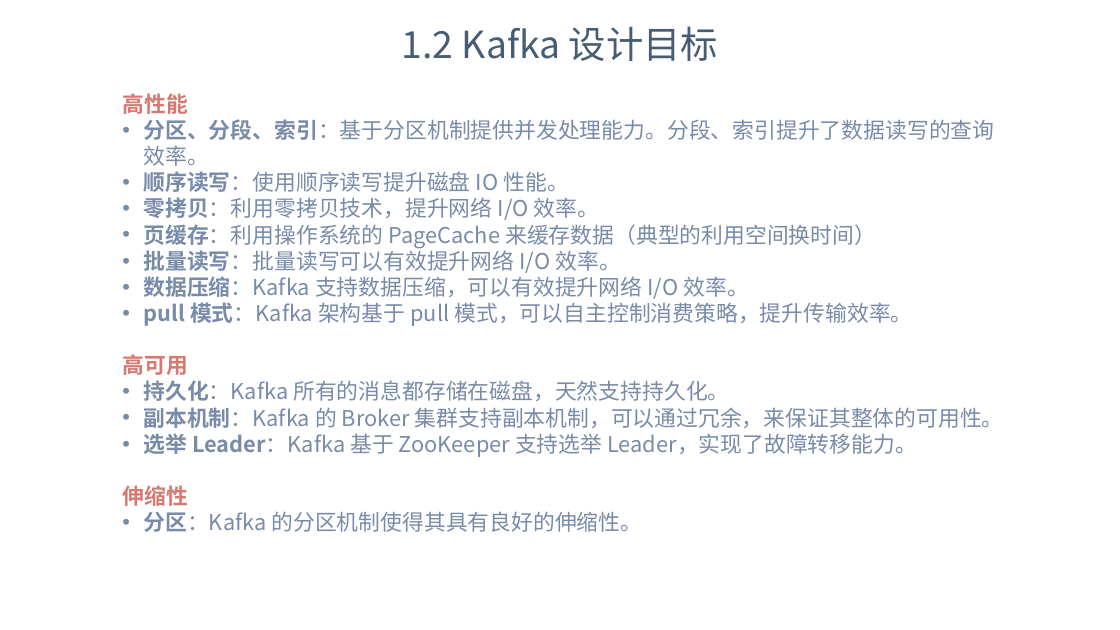
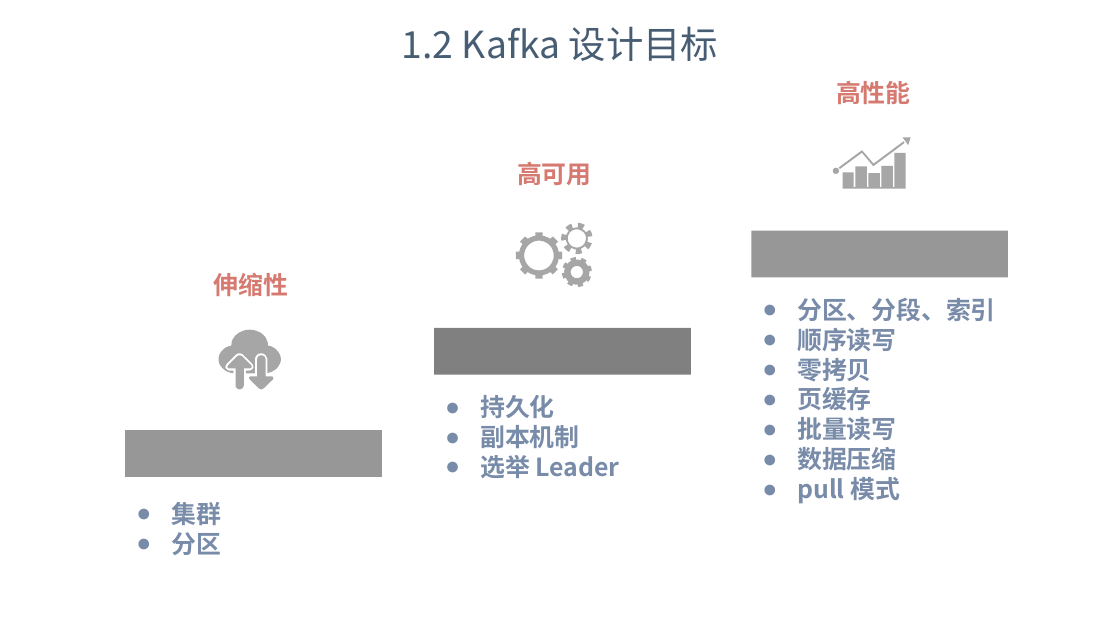
Before and after one commit to dunwu/bigdata-tutorial, a slide deck: slide 5 of assets/kafka/kafka.pptx. Drawn at 1120x630 pixels with LibreOffice and Linux fonts; fonts in the diff are those of the drawing; background and template pictures are left out. Boxes give left, top, right and bottom in pixels: in the first picture for what was removed or moved away, otherwise in the second. Text is boxed around its words. In the diff, an @@ line names an element or a change of style, - is before the commit and + after.

Commit message:
docs(消息队列): 更新消息队列文档

```diff
--- a/assets/kafka/kafka.pptx
+++ b/assets/kafka/kafka.pptx
@@ group added at <box>752,81,1008,504</box>: 7 rectangles, 3 freeform shapes, 2 texts @@
+● 分区、分段、索引
+● 顺序读写
+● 零拷贝
+● 页缓存
+● 批量读写
+● 数据压缩
+● pull 模式
+高性能
@@ text removed at <box>122,93,1004,532</box> @@
-高性能
-• 分区、分段、索引：基于分区机制提供并发处理能力。分段、索引提升了数据读写的查询效率。
-• 顺序读写：使用顺序读写提升磁盘 IO 性能。
-• 零拷贝：利用零拷贝技术，提升网络 I/O 效率。
-• 页缓存：利用操作系统的 PageCache 来缓存数据（典型的利用空间换时间）
-• 批量读写：批量读写可以有效提升网络 I/O 效率。
-• 数据压缩：Kafka 支持数据压缩，可以有效提升网络 I/O 效率。
-• pull 模式：Kafka 架构基于 pull 模式，可以自主控制消费策略，提升传输效率。
-高可用
-• 持久化：Kafka 所有的消息都存储在磁盘，天然支持持久化。
-• 副本机制：Kafka 的 Broker 集群支持副本机制，可以通过冗余，来保证其整体的可用性。
-• 选举 Leader：Kafka 基于 ZooKeeper 支持选举 Leader，实现了故障转移能力。
-伸缩性
-• 分区：Kafka 的分区机制使得其具有良好的伸缩性。
@@ group added at <box>435,162,691,478</box>: 3 freeform shapes, 2 texts, 1 rectangle @@
+● 持久化
+● 副本机制
+● 选举 Leader
+高可用
@@ group added at <box>125,273,382,555</box>: 3 freeform shapes, 2 texts, 1 rectangle @@
+● 集群
+● 分区
+伸缩性
```
Also in this commit, not shown: 15 other slides changed, 7 slides added, 7 slides removed, 5 other files.
